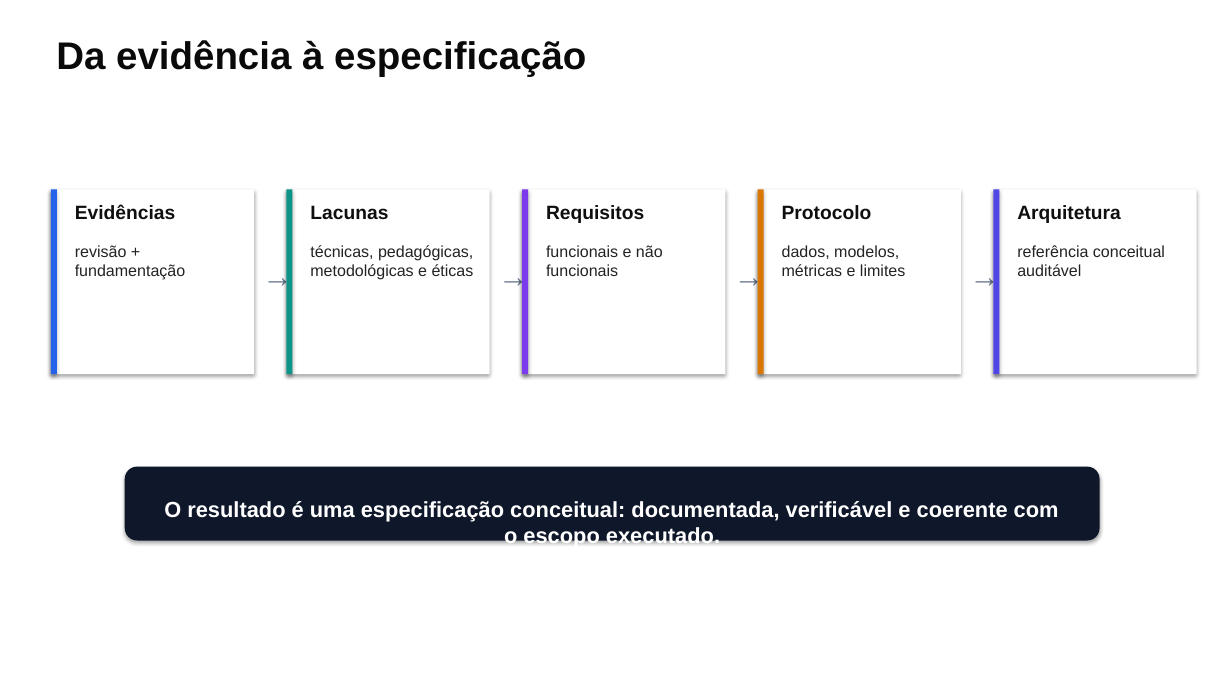
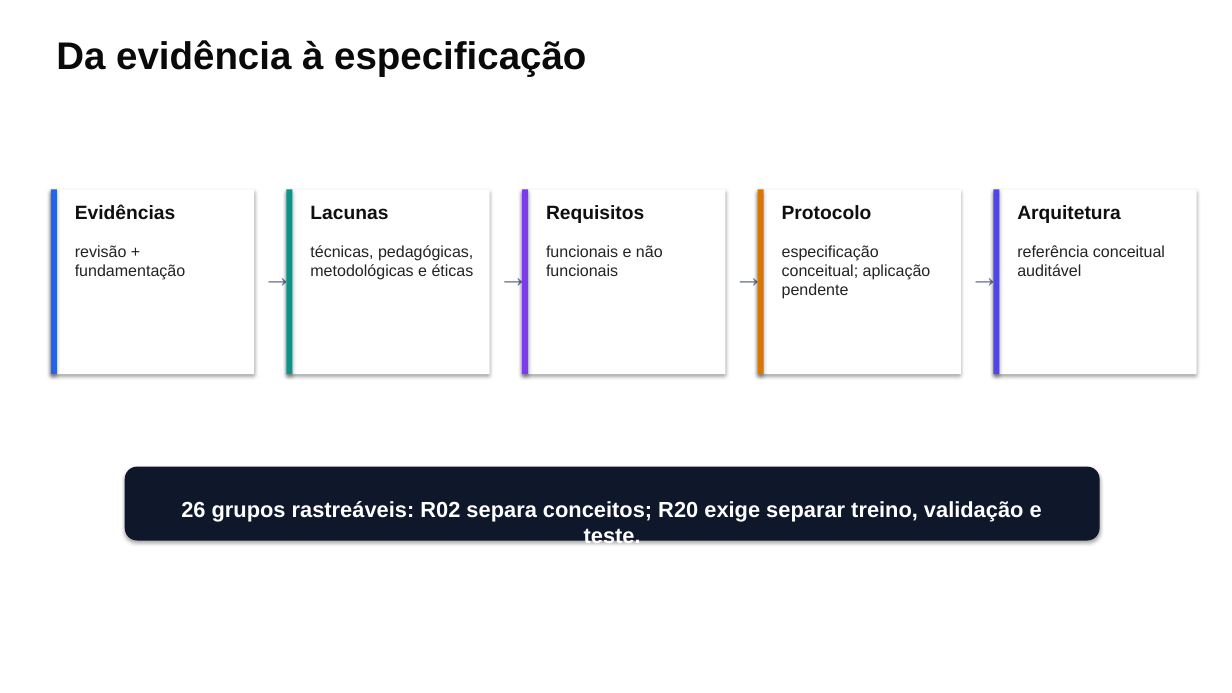
Before and after one commit to thalesfb/ccw, a slide deck: slide 16 of results/tcc/presentation/ensino_personalizado_de_matematica_tcc.pptx. Drawn at 1232x693 pixels with LibreOffice and Linux fonts; fonts in the diff are those of the drawing. Boxes give left, top, right and bottom in pixels: in the first picture for what was removed or moved away, otherwise in the second. Text is boxed around its words. In the diff, an @@ line names an element or a change of style, - is before the commit and + after.

```diff
--- a/results/tcc/presentation/ensino_personalizado_de_matematica_tcc.pptx
+++ b/results/tcc/presentation/ensino_personalizado_de_matematica_tcc.pptx
@@ text at bbox=[782, 245, 931, 299]: text changed @@
-dados, modelos, métricas e limites
+especificação conceitual; aplicação pendente
@@ text at bbox=[181, 501, 1042, 521]: text changed @@
-O resultado é uma especificação conceitual: documentada, verificável e coerente com o escopo executado.
+26 grupos rastreáveis: R02 separa conceitos; R20 exige separar treino, validação e teste.
```
Also in this commit, not shown: 2 other slides changed, 11 other files.
